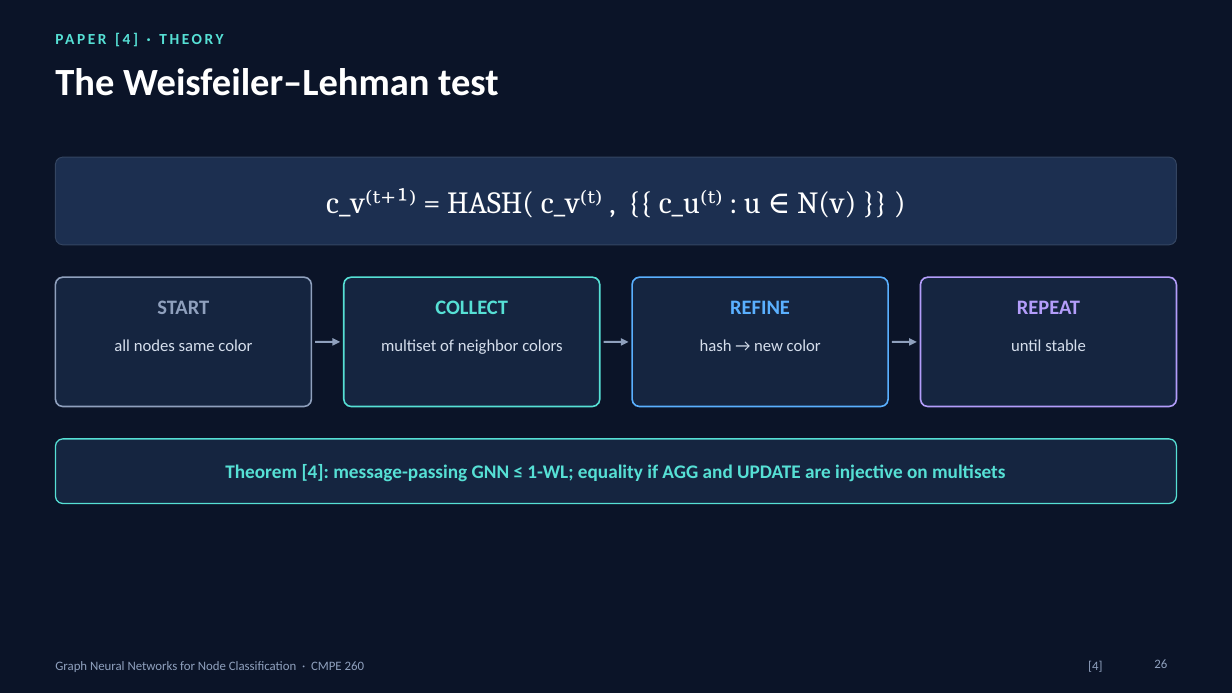
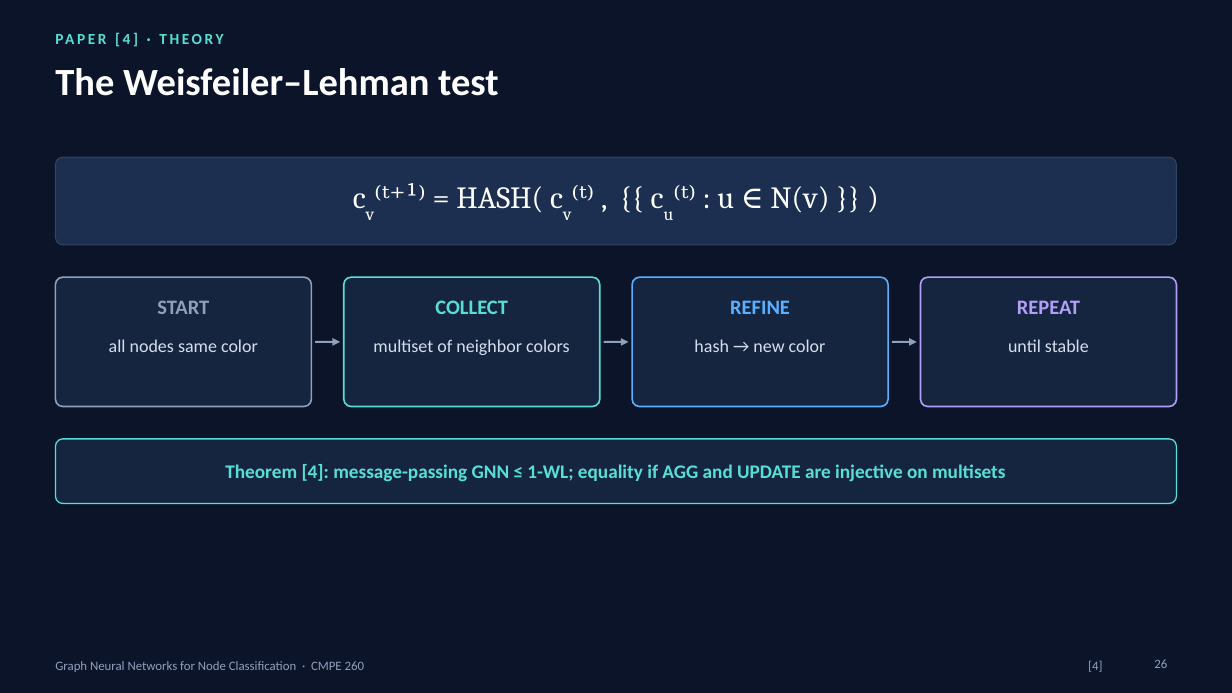
Before and after one commit to DMgaming00/CMPE-260, a slide deck: slide 26 of Project 3/presentation/GNN_Lecture_60_Slides.pptx. Drawn at 1232x693 pixels with LibreOffice and Linux fonts; fonts in the diff are those of the drawing. Boxes give left, top, right and bottom in pixels: in the first picture for what was removed or moved away, otherwise in the second. Text is boxed around its words. In the diff, an @@ line names an element or a change of style, - is before the commit and + after.

```diff
--- a/Project 3/presentation/GNN_Lecture_60_Slides.pptx
+++ b/Project 3/presentation/GNN_Lecture_60_Slides.pptx
@@ text at [374, 183, 829, 213]: text changed @@
-c_v⁽ᵗ⁺¹⁾ = HASH( c_v⁽ᵗ⁾ , {{ c_u⁽ᵗ⁾ : u ∈ N(v) }} )
+cv⁽ᵗ⁺¹⁾ = HASH( cv⁽ᵗ⁾ , {{ cu⁽ᵗ⁾ : u ∈ N(v) }} )
@@ size 13 to 14 pt in 4 elements at [109, 339, 258, 352], [373, 339, 570, 355], [694, 339, 826, 352], [1008, 339, 1089, 352] @@
```
Also in this commit, not shown: 22 other slides changed, 7 other files.
